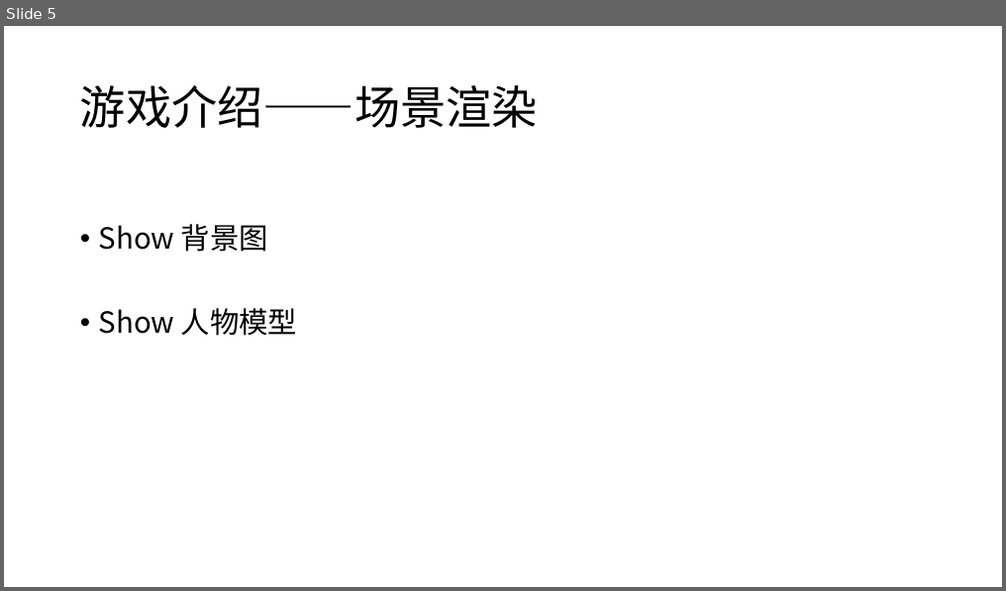
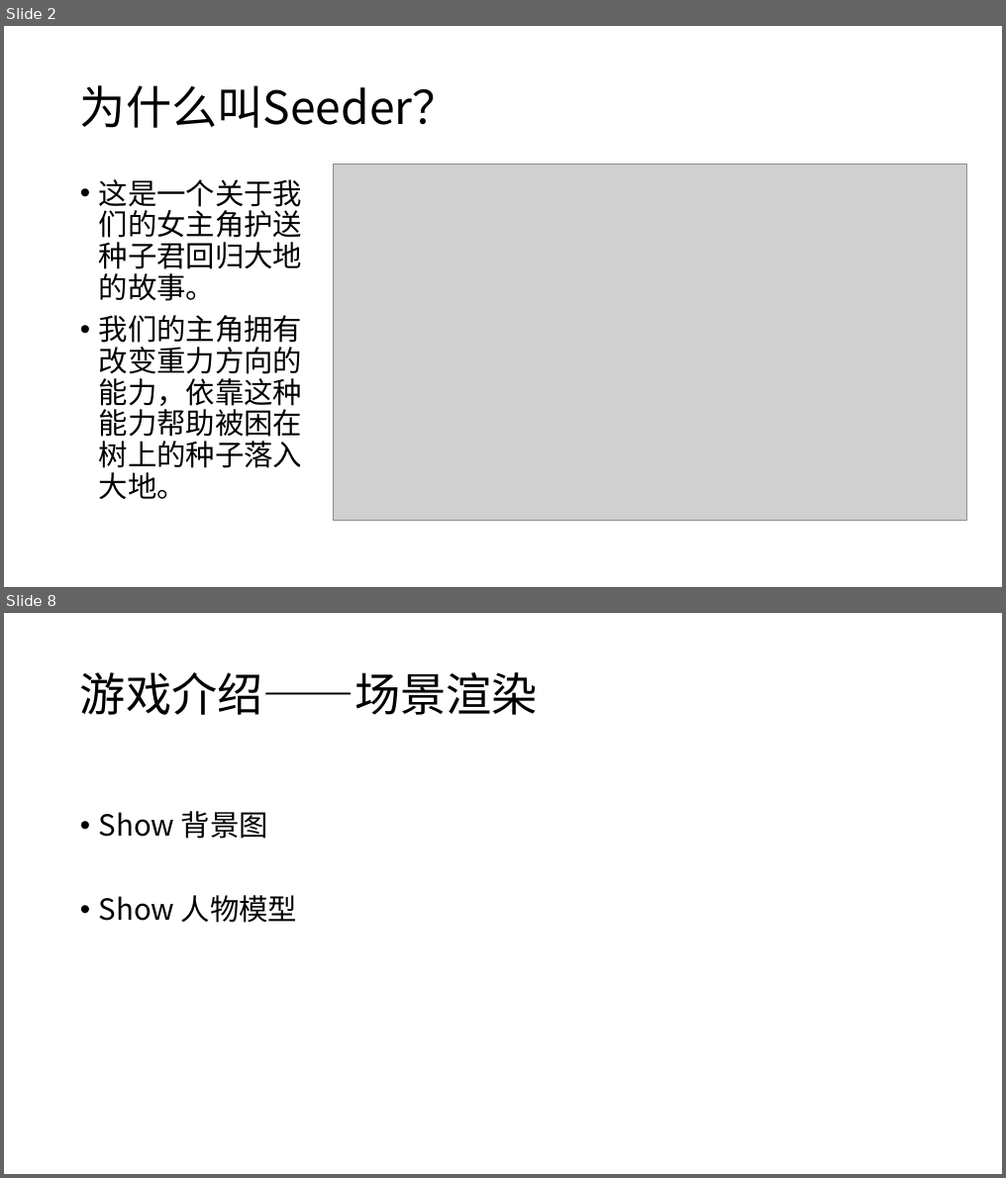
Before and after one commit to fracgames/fracgames.github.io, a slide deck: Presentation/Presentation.pptx. Shown one above the other, each under a label of ours: slide 5 before the commit, slides 2 and 8 after it; the slides between them are not shown. The pictures are 1006x591 and 1006x1178 pixels, drawn with LibreOffice and Linux fonts; fonts in the diff are those of the drawing; grey boxes stand for pictures. Boxes give left, top, right and bottom in pixels: in the first picture for what was removed or moved away, otherwise in the second. Text is boxed around its words. In the diff, an @@ line names an element or a change of style, - is before the commit and + after.

```diff
--- a/Presentation/Presentation.pptx
+++ b/Presentation/Presentation.pptx
@@ slide 2 added at bbox=[4, 26, 1002, 587], background #FFFFFF @@
@@ title added at bbox=[80, 85, 458, 128], 44 pt, text #000000 @@
+为什么叫Seeder？
@@ picture added at bbox=[334, 165, 966, 521] @@
@@ text added at bbox=[99, 179, 303, 499], 28 pt, text #000000 @@
+• 这是一个关于我们的女主角护送种子君回归大地的故事。
+• 我们的主角拥有改变重力方向的能力，依靠这种能力帮助被困在树上的种子落入大地。
@@ what was slide 5 is now slide 8 @@
```
Also in this commit, not shown: 4 slides changed, 4 other slides added, 1 slide removed.
